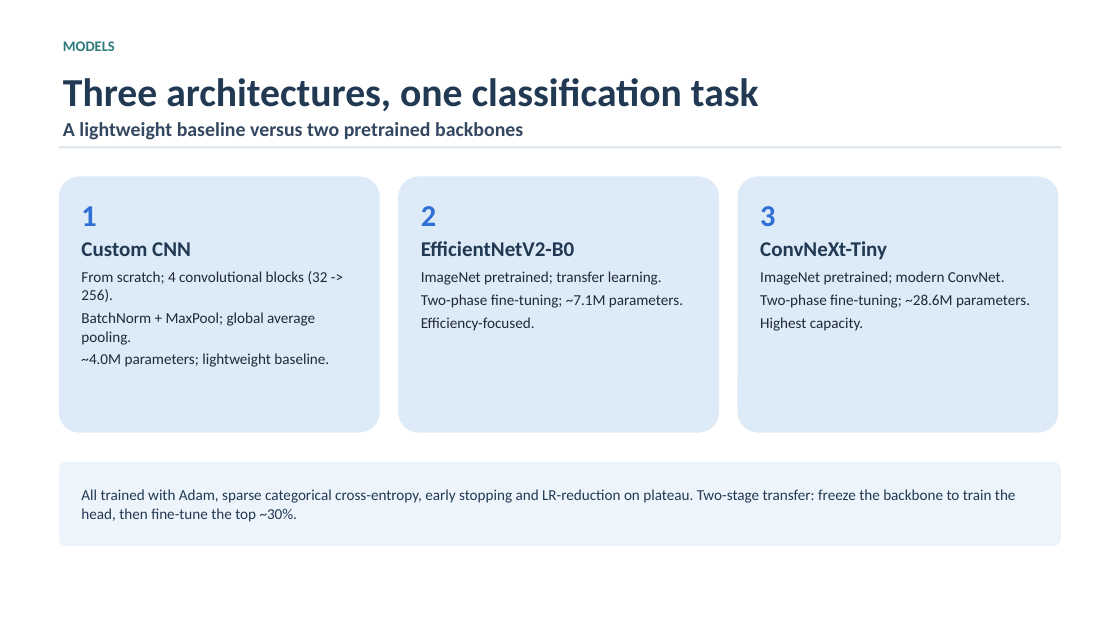
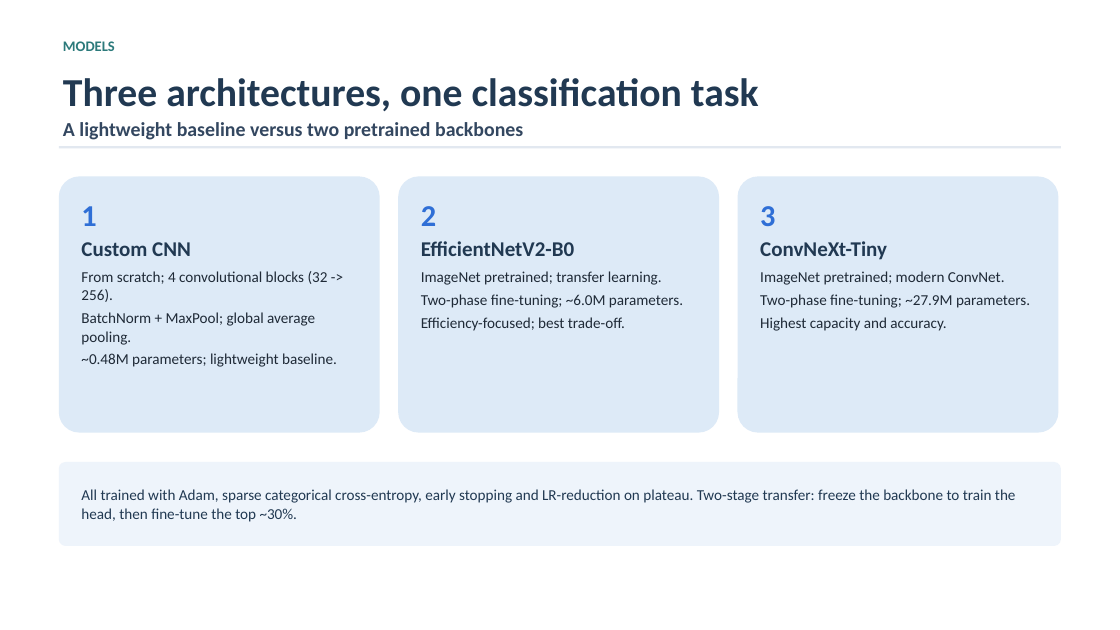
Before and after one commit to ATTezel/explainable-sports-classification, a slide deck: slide 6 of slides/sports_cnn_presentation.pptx. Drawn at 1120x630 pixels with LibreOffice and Linux fonts; fonts in the diff are those of the drawing. Boxes give left, top, right and bottom in pixels: in the first picture for what was removed or moved away, otherwise in the second. Text is boxed around its words. In the diff, an @@ line names an element or a change of style, - is before the commit and + after.

```diff
--- a/slides/sports_cnn_presentation.pptx
+++ b/slides/sports_cnn_presentation.pptx
@@ text at (421, 294, 683, 331): text changed @@
-Two-phase fine-tuning; ~7.1M parameters.
-Efficiency-focused.
+Two-phase fine-tuning; ~6.0M parameters.
+Efficiency-focused; best trade-off.
@@ text at (760, 294, 1030, 331): text changed @@
-Two-phase fine-tuning; ~28.6M parameters.
-Highest capacity.
+Two-phase fine-tuning; ~27.9M parameters.
+Highest capacity and accuracy.
@@ text at (81, 353, 337, 367): text changed @@
-~4.0M parameters; lightweight baseline.
+~0.48M parameters; lightweight baseline.
```
Also in this commit, not shown: 7 other slides changed, 17 other files.
